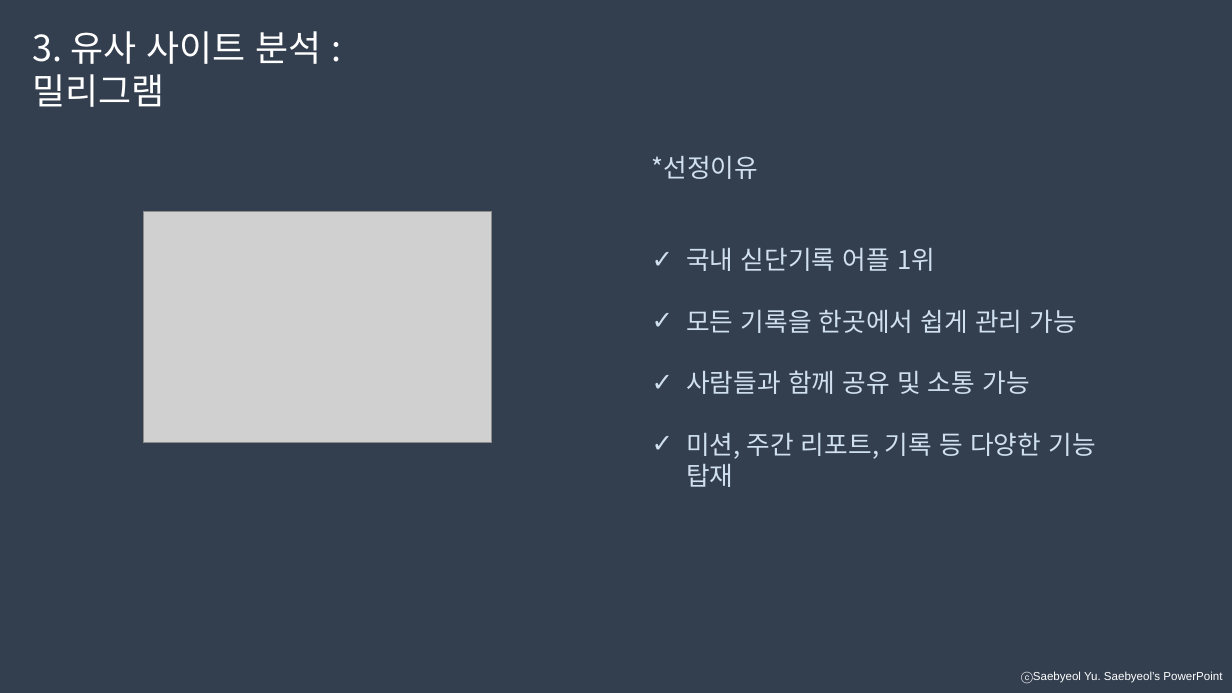
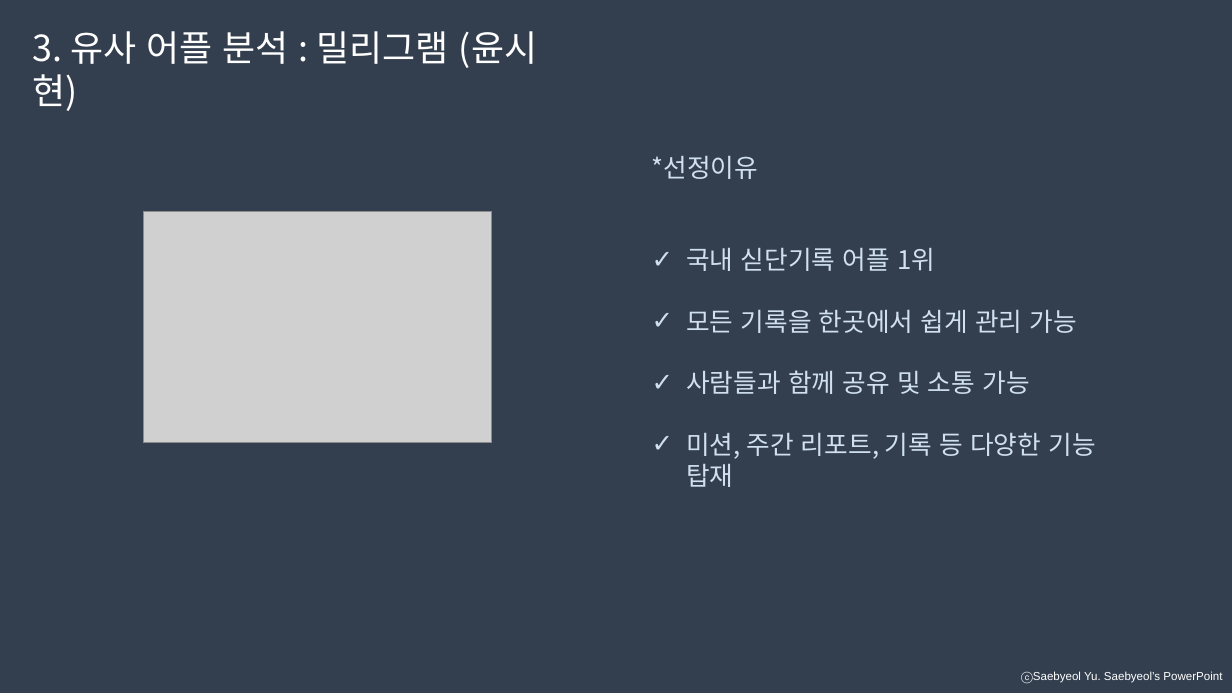
Before and after one commit to developerYHLee/University_Homework, a slide deck: slide 7 of 기말과제.pptx. Drawn at 1232x693 pixels with LibreOffice and Linux fonts; fonts in the diff are those of the drawing; grey boxes stand for pictures. Boxes give left, top, right and bottom in pixels: in the first picture for what was removed or moved away, otherwise in the second. Text is boxed around its words. In the diff, an @@ line names an element or a change of style, - is before the commit and + after.

```diff
--- a/기말과제.pptx
+++ b/기말과제.pptx
@@ text at box(33, 31, 537, 68): text changed @@
-3. 유사 사이트 분석 : 밀리그램
+3. 유사 어플 분석 : 밀리그램 (윤시현)
```
Also in this commit, not shown: 20 other slides changed.
